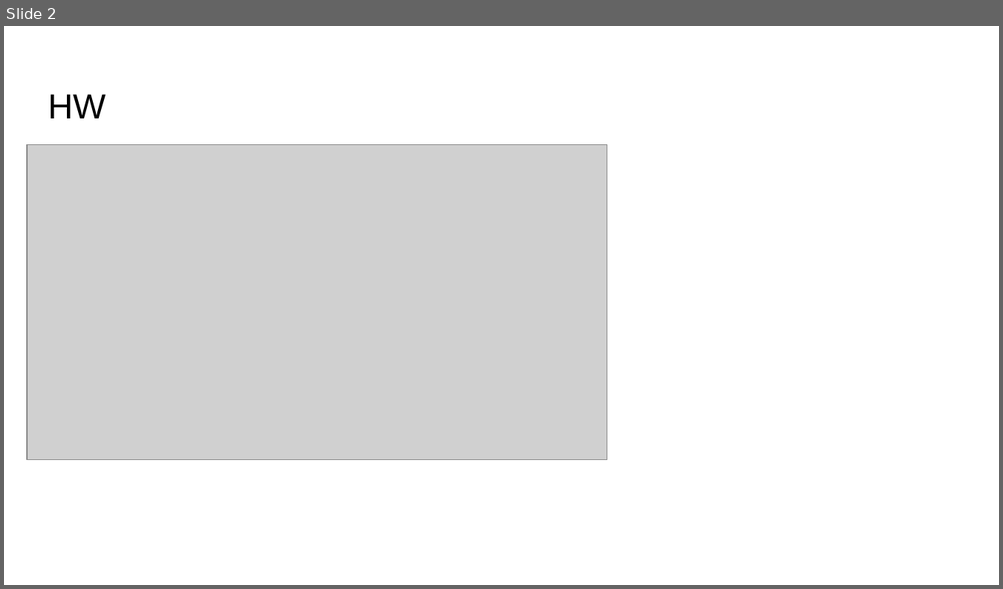
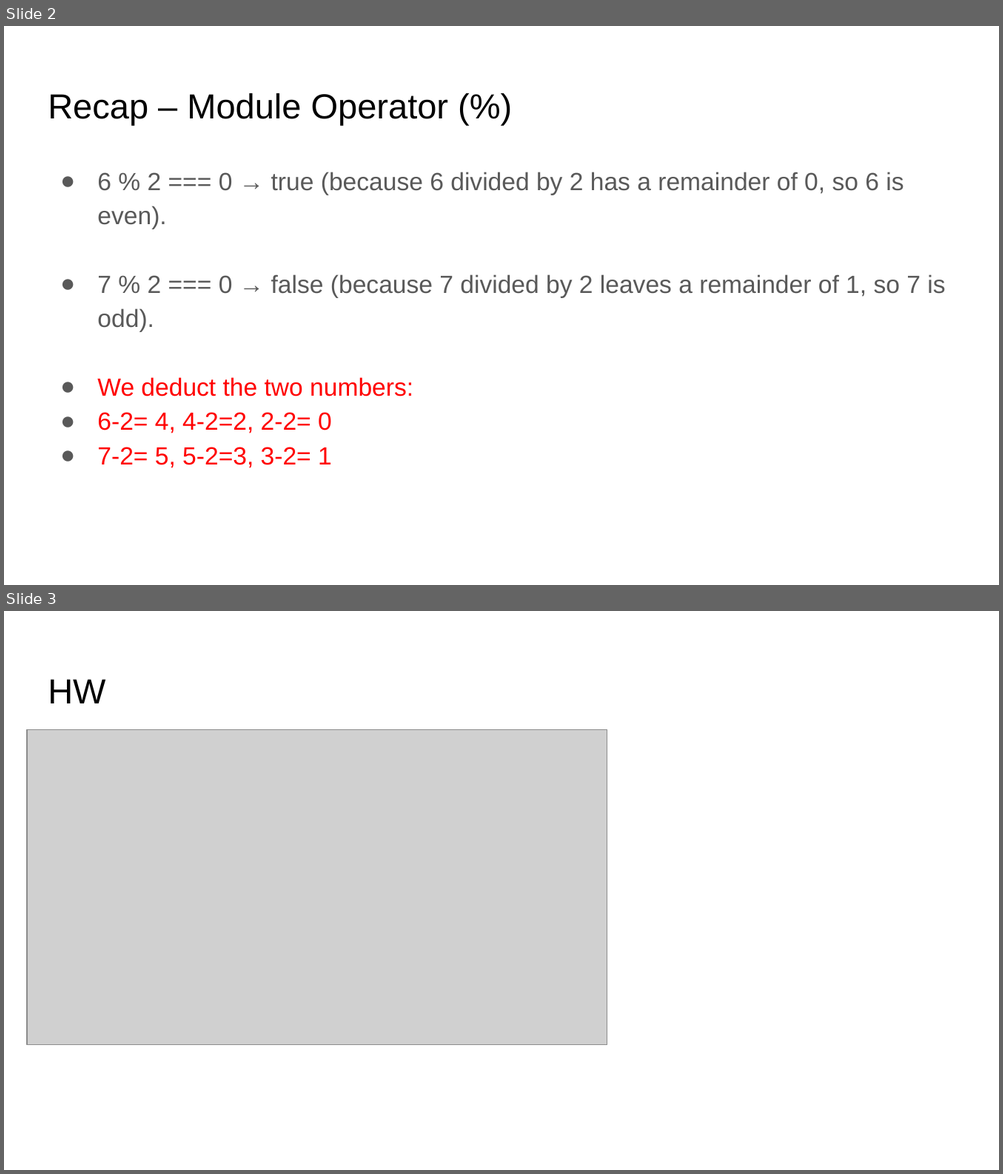
Before and after one commit to nsolaf1/bgu_web, a slide deck: Lesson 4_ userInput_ Error Handling.pptx. Shown one above the other, each under a label of ours: slide 2 before the commit, slides 2 and 3 after it. The pictures are 1003x589 and 1003x1174 pixels, drawn with LibreOffice and Linux fonts; fonts in the diff are those of the drawing; grey boxes stand for pictures. Boxes give left, top, right and bottom in pixels: in the first picture for what was removed or moved away, otherwise in the second. Text is boxed around its words. In the diff, an @@ line names an element or a change of style, - is before the commit and + after.

```diff
--- a/Lesson 4_ userInput_ Error Handling.pptx
+++ b/Lesson 4_ userInput_ Error Handling.pptx
@@ slide 2 added at (x1=4, y1=26, x2=999, y2=585), background #FFFFFF @@
@@ title added at (x1=48, y1=93, x2=449, y2=125), 25.2 pt, text #000000 @@
+Recap – Module Operator (%)
@@ text added at (x1=97, y1=172, x2=945, y2=469), 18 pt, text #595959 @@
+● 6 % 2 === 0 → true (because 6 divided by 2 has a remainder of 0, so 6 is even).
+● 7 % 2 === 0 → false (because 7 divided by 2 leaves a remainder of 1, so 7 is odd).
+● We deduct the two numbers:
+● 6-2= 4, 4-2=2, 2-2= 0
+● 7-2= 5, 5-2=3, 3-2= 1
@@ what was slide 2 is now slide 3 @@
```
Also in this commit, not shown: 1 slide changed, 1 other slide added, 2 other files.
